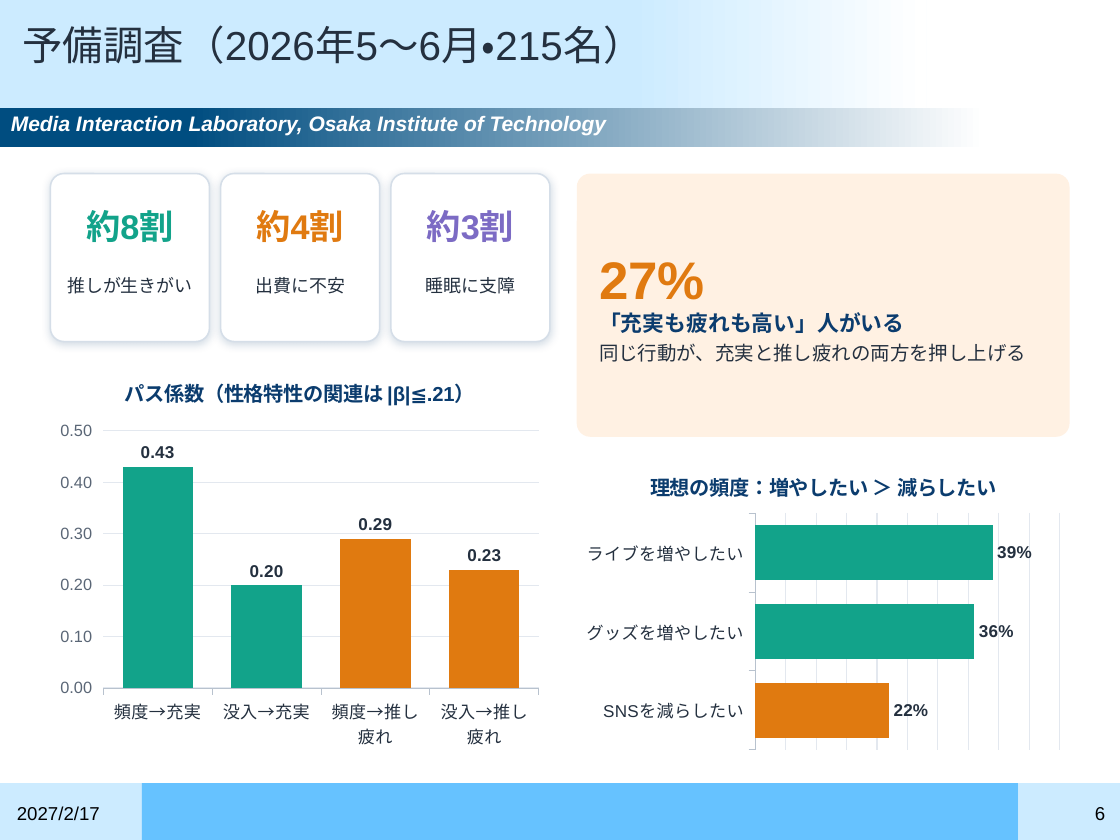
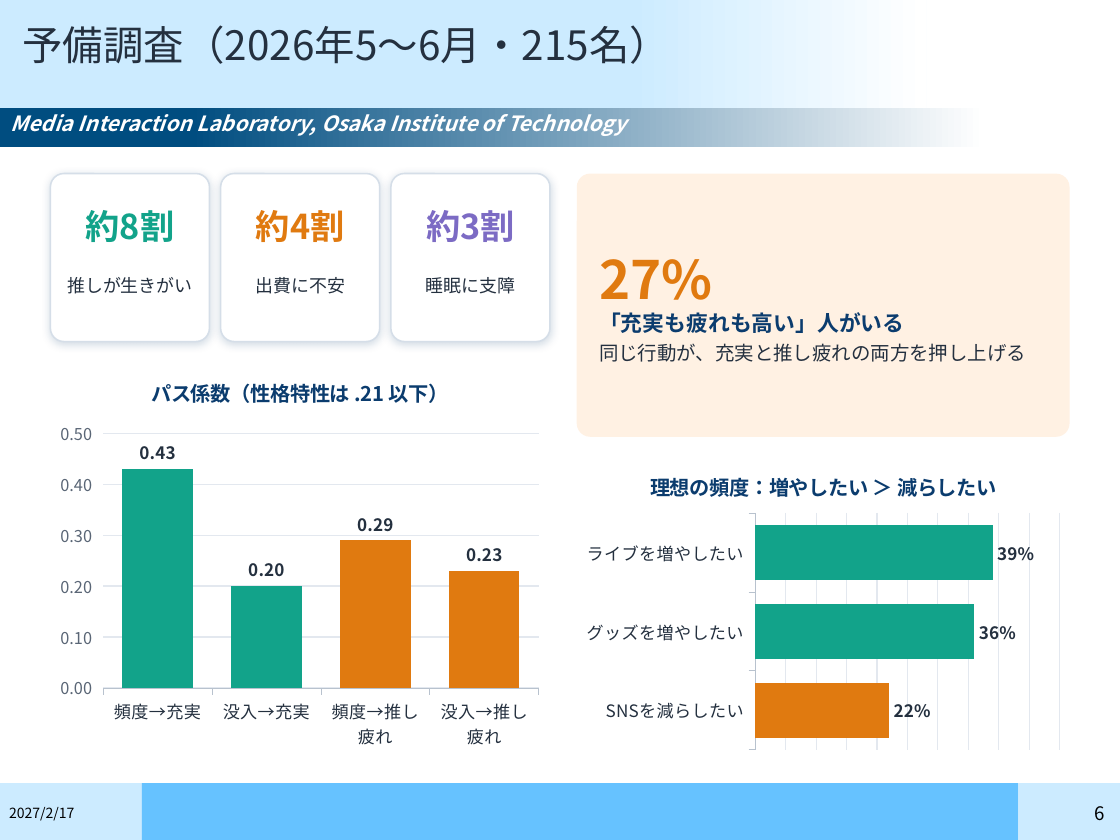
Before and after one commit to gen3121/semonster, a slide deck: slide 6 of research-materials/slides/07_発表①_20270217_修士論文公聴会.pptx. Drawn at 1120x840 pixels with LibreOffice and Linux fonts; fonts in the diff are those of the drawing; background and template pictures are left out. Boxes give left, top, right and bottom in pixels: in the first picture for what was removed or moved away, otherwise in the second. Text is boxed around its words. In the diff, an @@ line names an element or a change of style, - is before the commit and + after.

```diff
--- a/research-materials/slides/07_発表①_20270217_修士論文公聴会.pptx
+++ b/research-materials/slides/07_発表①_20270217_修士論文公聴会.pptx
@@ font Arial to Noto Sans CJK JP in 7 elements at (x1=22, y1=25, x2=670, y2=64), (x1=1095, y1=806, x2=1105, y2=821), (x1=86, y1=210, x2=175, y2=242), (x1=256, y1=210, x2=345, y2=242), (x1=426, y1=210, x2=515, y2=242), (x1=599, y1=259, x2=1026, y2=362), (x1=11, y1=114, x2=626, y2=136) @@
@@ column chart at (x1=50, y1=358, x2=549, y2=756) @@
@@ title "パス係数（性格特性の関連は |β|≦.21）" to "パス係数（性格特性は .21 以下）" @@
@@ data labels of Series 1 changed @@
@@ category axis changed @@
@@ value axis changed @@
@@ lettering changed @@
@@ bar chart at (x1=577, y1=454, x2=1070, y2=756) @@
@@ data labels of Series 1 changed @@
@@ category axis changed @@
@@ value axis changed @@
@@ lettering changed @@
@@ text "2027/2/17" at (x1=9, y1=807, x2=74, y2=821): size 12 to 9 pt, font Arial to Noto Sans CJK JP @@
```
Also in this commit, not shown: 22 other slides changed, 33 other files.
